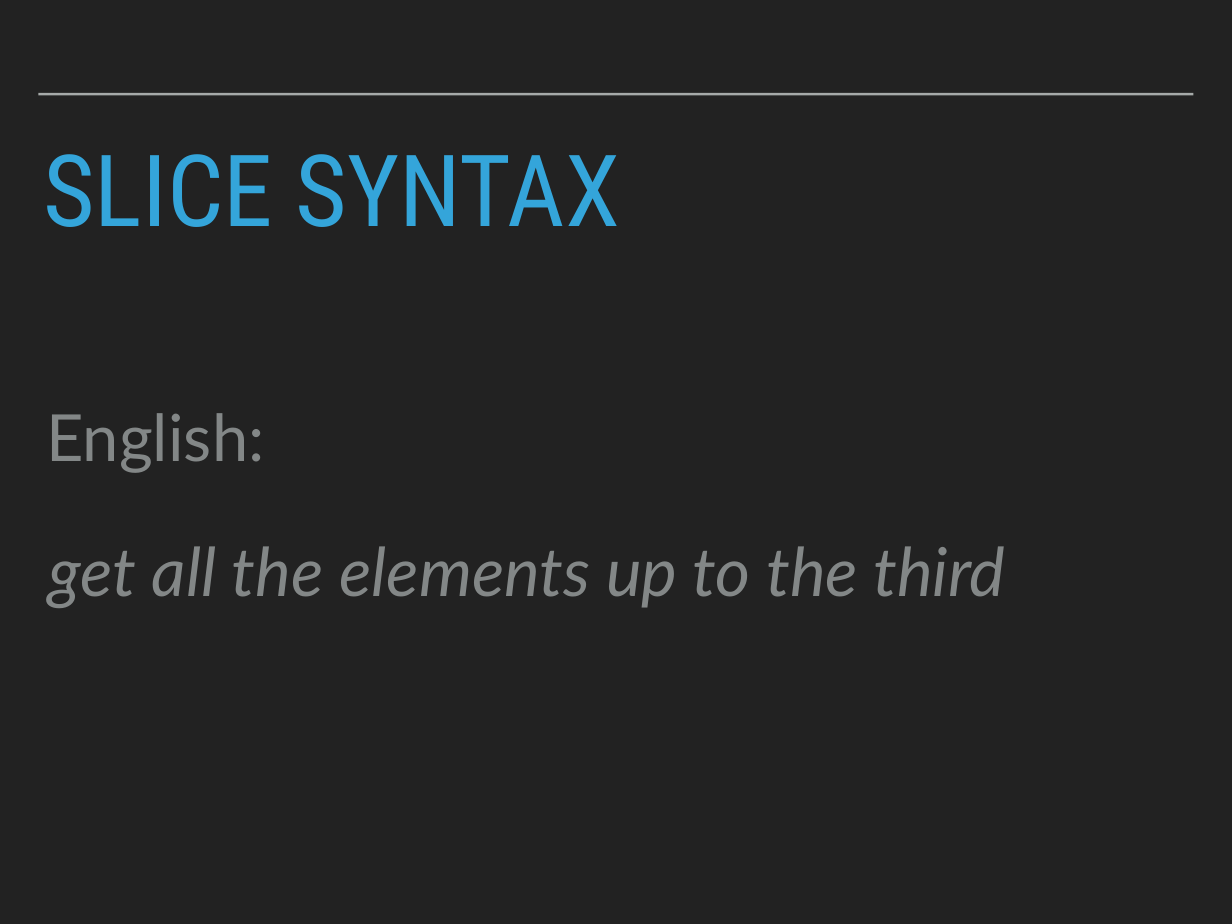
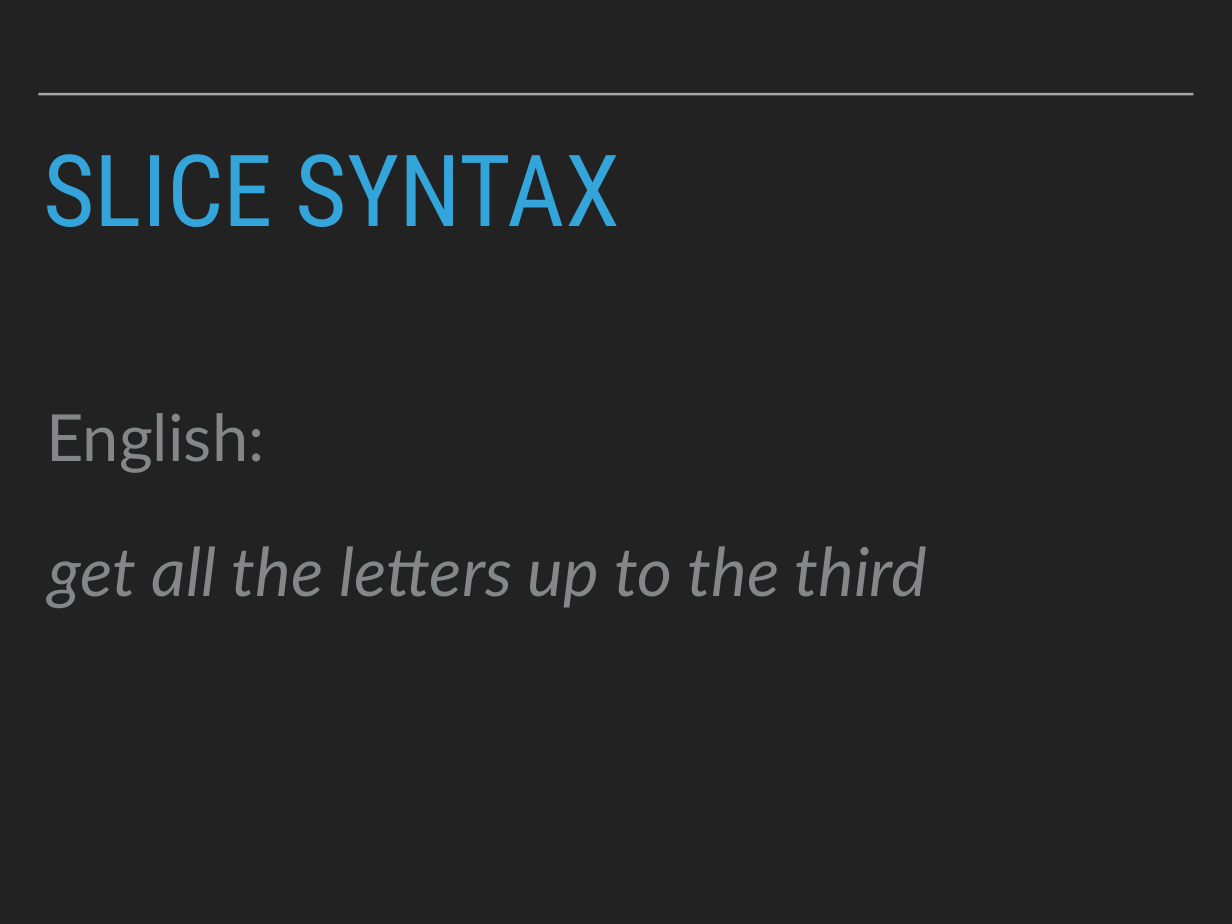
Before and after one commit to robcarrington/Week1_PythonForDataScience, a slide deck: slide 59 of Session1_Slides.pptx (slide 93 before the commit). Drawn at 1232x924 pixels with LibreOffice and Linux fonts; fonts in the diff are those of the drawing. Boxes give left, top, right and bottom in pixels: in the first picture for what was removed or moved away, otherwise in the second. Text is boxed around its words. In the diff, an @@ line names an element or a change of style, - is before the commit and + after.

```diff
--- a/Session1_Slides.pptx
+++ b/Session1_Slides.pptx
@@ text at (x1=48, y1=546, x2=927, y2=608): text changed @@
-get all the elements up to the third
+get all the letters up to the third
```
Also in this commit, not shown: 19 other slides changed, 16 slides added, 12 slides removed, 4 other files.
